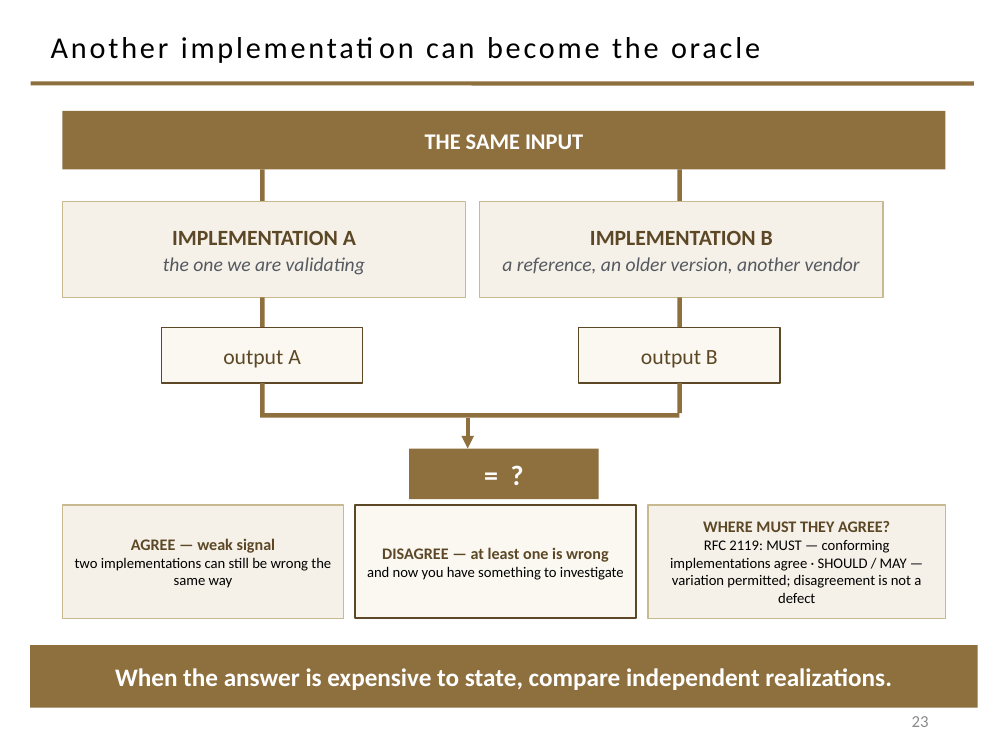
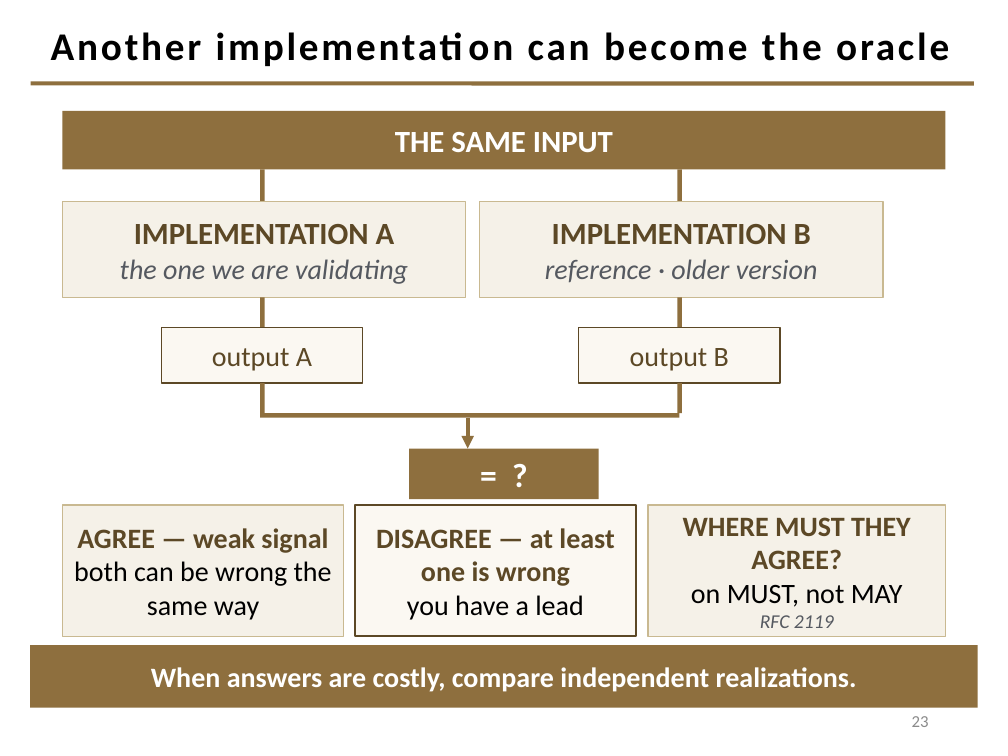
Before and after one commit to davisjam/model-based-agentic-software-engineering, a slide deck: slide 23 of course/lectures/act-1-foundations/08-validation/1-8-Validation.pptx. Drawn at 1008x756 pixels with LibreOffice and Linux fonts; fonts in the diff are those of the drawing; background and template pictures are left out. Boxes give left, top, right and bottom in pixels: in the first picture for what was removed or moved away, otherwise in the second. Text is boxed around its words. In the diff, an @@ line names an element or a change of style, - is before the commit and + after.

```diff
--- a/course/lectures/act-1-foundations/08-validation/1-8-Validation.pptx
+++ b/course/lectures/act-1-foundations/08-validation/1-8-Validation.pptx
@@ title "Another implementation can become the ..." at (51, 32, 949, 61): size 21.6 to 28 pt, bold on @@
@@ rectangle "THE SAME INPUT" at (62, 111, 946, 169): size 16 to 22 pt @@
@@ rectangle "IMPLEMENTATION A" at (62, 202, 466, 297): size 15.5 to 22 pt in "IMPLEMENTATION A"; size 14 to 20 pt in "the one we are validating" @@
@@ text in rectangle at (552, 224, 811, 244): size 15.5 to 22 pt in "IMPLEMENTATION B" @@
@@ text in rectangle at (545, 259, 818, 283): text changed; size 14 to 20 pt @@
-a reference, an older version, another vendor
+reference · older version
@@ rectangle "output A" at (161, 328, 363, 383): size 15.5 to 20 pt @@
@@ rectangle "output B" at (579, 328, 780, 383): size 15.5 to 20 pt @@
@@ rectangle "= ?" at (409, 449, 599, 499): size 20 to 24 pt @@
@@ rectangle "AGREE — weak signal": place and size @@
-rectangle "AGREE — weak signal" at (62, 505, 344, 619)
+rectangle "AGREE — weak signal" at (62, 505, 344, 636)
@@ rectangle "DISAGREE — at least one ...": place and size @@
-rectangle "DISAGREE — at least one ..." at (355, 505, 636, 619)
+rectangle "DISAGREE — at least one ..." at (355, 505, 636, 636)
@@ rectangle "WHERE MUST THEY AGREE?": place and size @@
-rectangle "WHERE MUST THEY AGREE?" at (648, 505, 946, 619)
+rectangle "WHERE MUST THEY AGREE?" at (648, 505, 946, 636)
@@ text in rectangle at (77, 528, 328, 553): size 11.5 to 20 pt in "AGREE — weak signal" @@
@@ text in rectangle at (376, 528, 614, 586): size 11.5 to 20 pt in "DISAGREE — at least one is wrong" @@
@@ text in rectangle at (683, 517, 911, 569): size 11.5 to 20 pt in "WHERE MUST THEY AGREE?" @@
@@ text in rectangle at (74, 561, 332, 620): text changed; size 10.5 to 20 pt @@
-two implementations can still be wrong the same way
+both can be wrong the same way
@@ text in rectangle at (407, 595, 583, 620): text changed; size 10.5 to 20 pt @@
-and now you have something to investigate
+you have a lead
@@ text in rectangle at (691, 585, 903, 628): text changed; size 10.5 to 20 pt @@
-RFC 2119: MUST — conforming implementations agree · SHOULD / MAY — variation permitted; disagreement is not a defect
+on MUST, not MAY
+RFC 2119
@@ text in rectangle at (151, 667, 857, 692): text changed; size 18 to 20 pt @@
-When the answer is expensive to state, compare independent realizations.
+When answers are costly, compare independent realizations.
```
Also in this commit, not shown: 26 other slides changed, 1 slide added, 1 slide removed.
